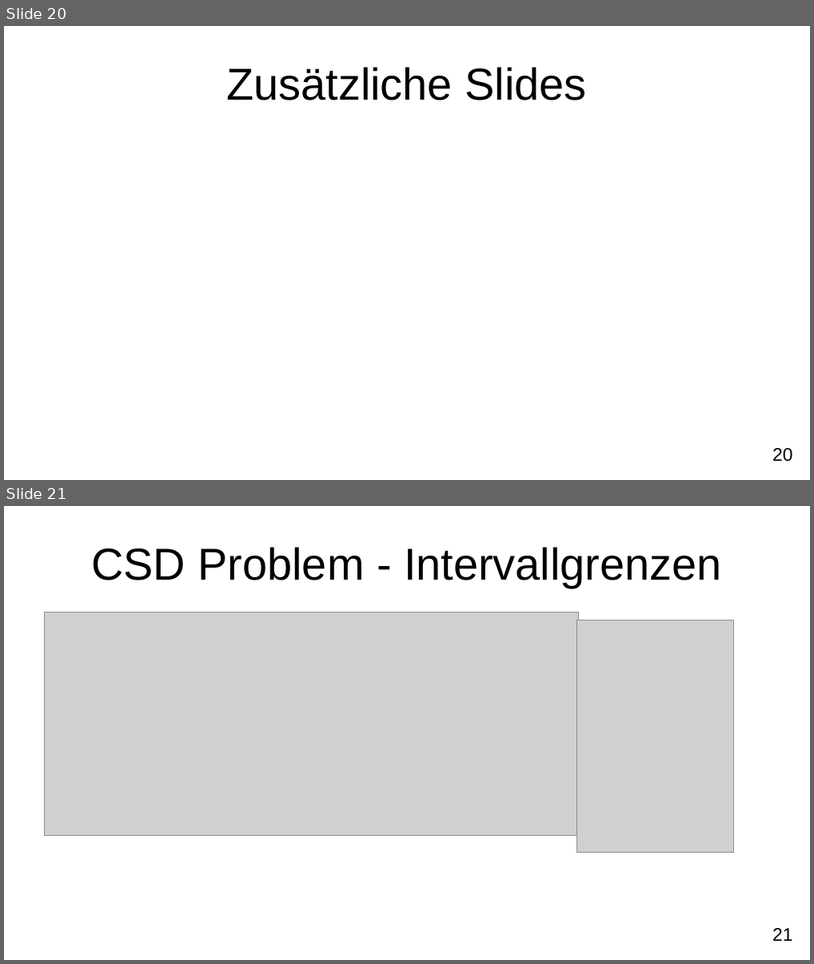
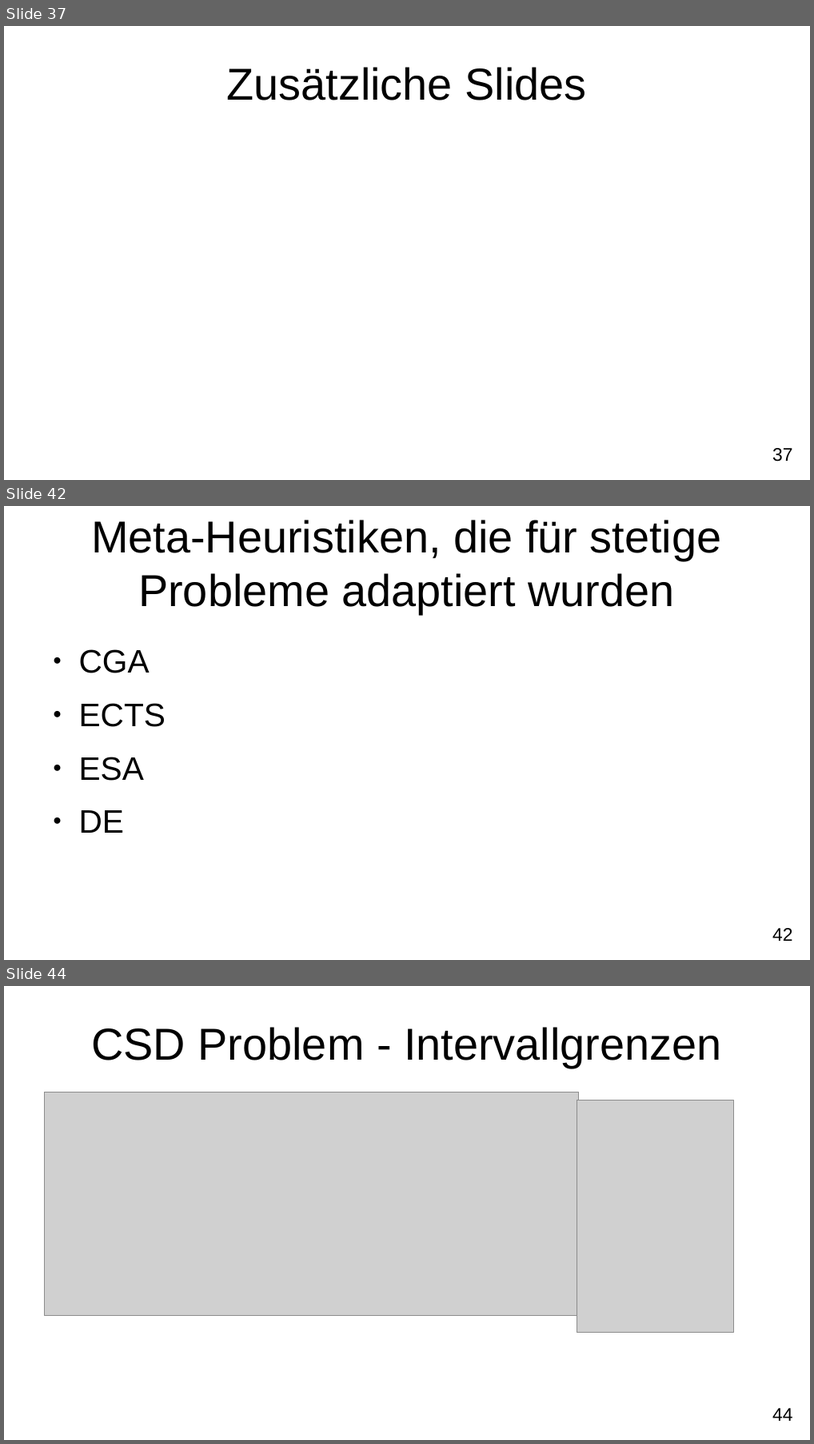
Before and after one commit to FXJackAll/Masterarbeit_Code, a slide deck: Masterarbeit_Verteidigung/Masterarbeit_Verteidigung.odp. Shown one above the other, each under a label of ours: slides 20 and 21 before the commit, slides 37, 42 and 44 after it; the slides between them are not shown. The pictures are 814x964 and 814x1444 pixels, drawn with LibreOffice and Linux fonts; fonts in the diff are those of the drawing; grey boxes stand for pictures; background and template pictures are left out. Boxes give left, top, right and bottom in pixels: in the first picture for what was removed or moved away, otherwise in the second. Text is boxed around its words. In the diff, an @@ line names an element or a change of style, - is before the commit and + after.

```diff
--- a/Masterarbeit_Verteidigung/Masterarbeit_Verteidigung.odp
+++ b/Masterarbeit_Verteidigung/Masterarbeit_Verteidigung.odp
@@ slide 42 added at [4, 506, 810, 960], background #FFFFFF; not listed: 1 template element that a slide beside it also shows @@
@@ title added at [91, 520, 722, 614], 44 pt, text #000000 @@
+Meta-Heuristiken, die für stetige Probleme adaptiert wurden
@@ text added at [79, 649, 166, 832], 32 pt, text #000000 @@
+● CGA
+● ECTS
+● ESA
+● DE
@@ what was slide 20 is now slide 37 @@
@@ page number at [773, 448, 793, 461]: text changed @@
-20
+37
@@ what was slide 21 is now slide 44 @@
@@ page number at [773, 1408, 793, 1420]: text changed @@
-21
+44
```
Also in this commit, not shown: 3 slides changed, 22 other slides added, 7 other files.
